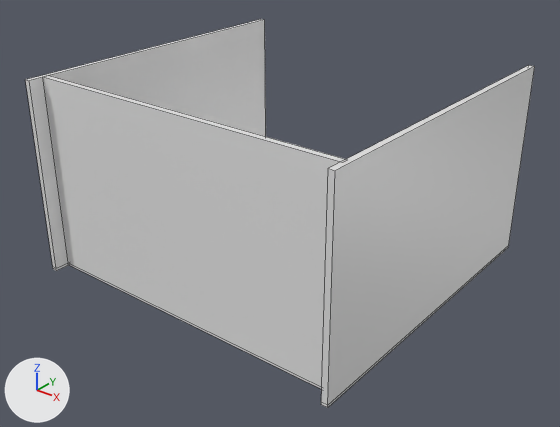
The Blender file Assets/Models/Room/room.blend, before and after one commit.
One viewpoint serves both versions: a 50 mm lens placed at (12.55, -17.18, 13.08), pointed at (-1.81, 0.76, 1.96). The lights are fixed; the arrows at lower left show +X, +Y and +Z. Mesh edges are drawn as thin lines.

Objects in the first picture: 'Wall', 'Wall.001', 'Wall.002'.
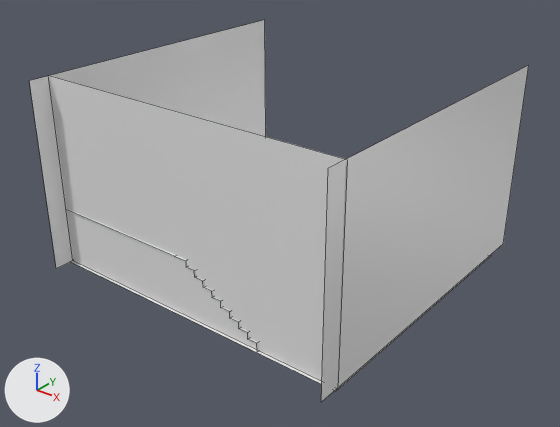
Diff of the bpy script that builds the scene:
```diff
--- a/Assets/Models/Room/room.blend.py
+++ b/Assets/Models/Room/room.blend.py
@@ me_cube_001 @@
 # used by ob_wall_001; location = (-2.0, -3.55, 0.0); rotation_euler = (0.0, 0.0, 1.571), in degrees (0, 0, 90); scale = (0.1, 5.52, -0.04)
-me_cube_001.from_pydata(...)  # 12 vertices, 10 faces; spans x -1.0..1.0, y -1.0..1.0, z -163.0..1.0
+me_cube_001.from_pydata(...)  # 4 vertices, 1 face; spans x 1.0, y -1.0..1.0, z -163.0..-1.0
+# me_cube_001 part 1
+# 8 vertices are removed from x -1.0..1.0, y -1.0..1.0, z -163.0..1.0
+# 9 faces are deleted
 me_cube_001.materials.append(mat_material_001)
@@ me_cube_004 @@
 # used by ob_wall; location = (3.58, 1.37, 0.0); scale = (0.1, 5.52, -0.04)
-me_cube_004.from_pydata(...)  # 12 vertices, 10 faces; spans x -1.0..1.0, y -1.0..1.0, z -163.0..1.0
+me_cube_004.from_pydata(...)  # 4 vertices, 1 face; spans x -1.0, y -1.0..1.0, z -163.0..-1.0
+# me_cube_004 part 2
+# 8 vertices are removed from x -1.0..1.0, y -1.0..1.0, z -163.0..1.0
+# 9 faces are deleted
 me_cube_004.materials.append(mat_material_001)
@@ me_cube_005 @@
 # used by ob_wall_002; location = (-7.59, 1.37, 0.0); scale = (0.1, 5.52, -0.04)
-me_cube_005.from_pydata(...)  # 12 vertices, 10 faces; spans x -1.0..1.0, y -1.0..1.0, z -163.0..1.0
+me_cube_005.from_pydata(...)  # 4 vertices, 1 face; spans x 1.0, y -1.0..1.0, z -163.0..-1.0
+# me_cube_005 part 3
+# 8 vertices are removed from x -1.0..1.0, y -1.0..1.0, z -163.0..1.0
+# 9 faces are deleted
 me_cube_005.materials.append(mat_material_001)
```

Where the change shows, as pixel boxes (x1, y1, x2, y2) in the pictures (560 x 427 px):
'Wall.001', reshaped
    before: (43, 76, 347, 389)
    after: (49, 76, 348, 389)
'Wall', reshaped
    before: (321, 65, 535, 408)
    after: (321, 65, 529, 402)
'Wall.002', reshaped
    before: (25, 19, 266, 271)
    after: (29, 20, 266, 269)
part 1 of me_cube_001, deleted
    before: (43, 76, 347, 389)
part 2 of me_cube_004, deleted
    before: (321, 65, 535, 408)
part 3 of me_cube_005, deleted
    before: (25, 19, 263, 271)
